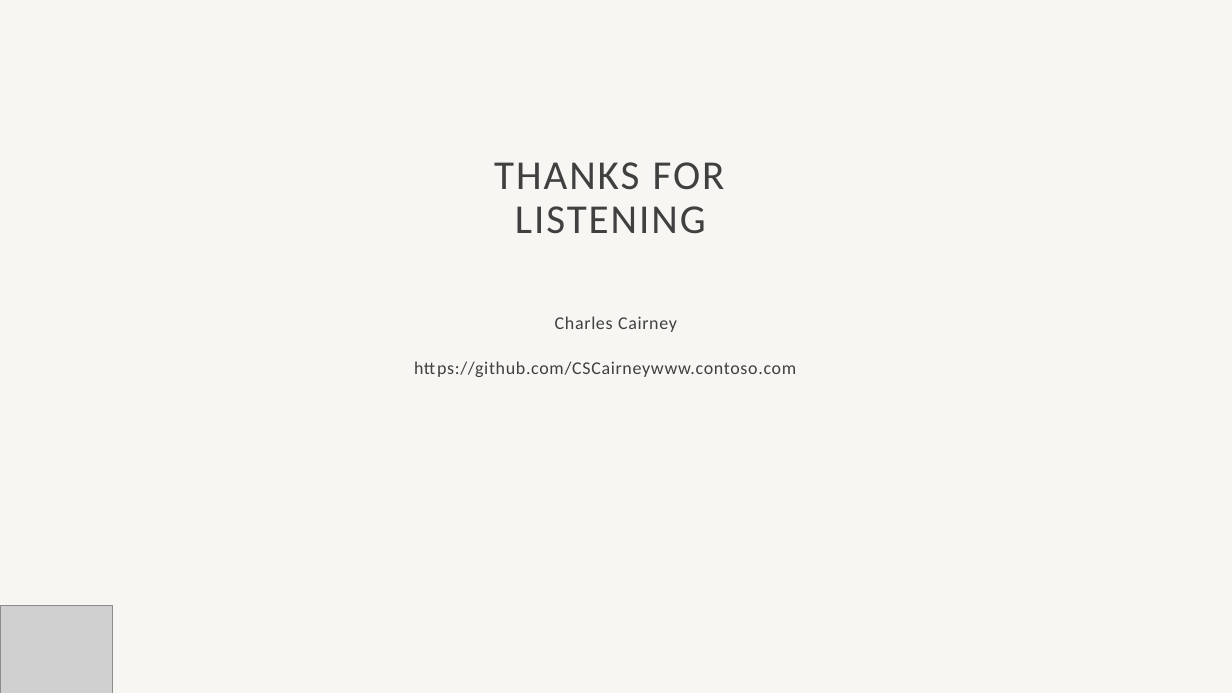
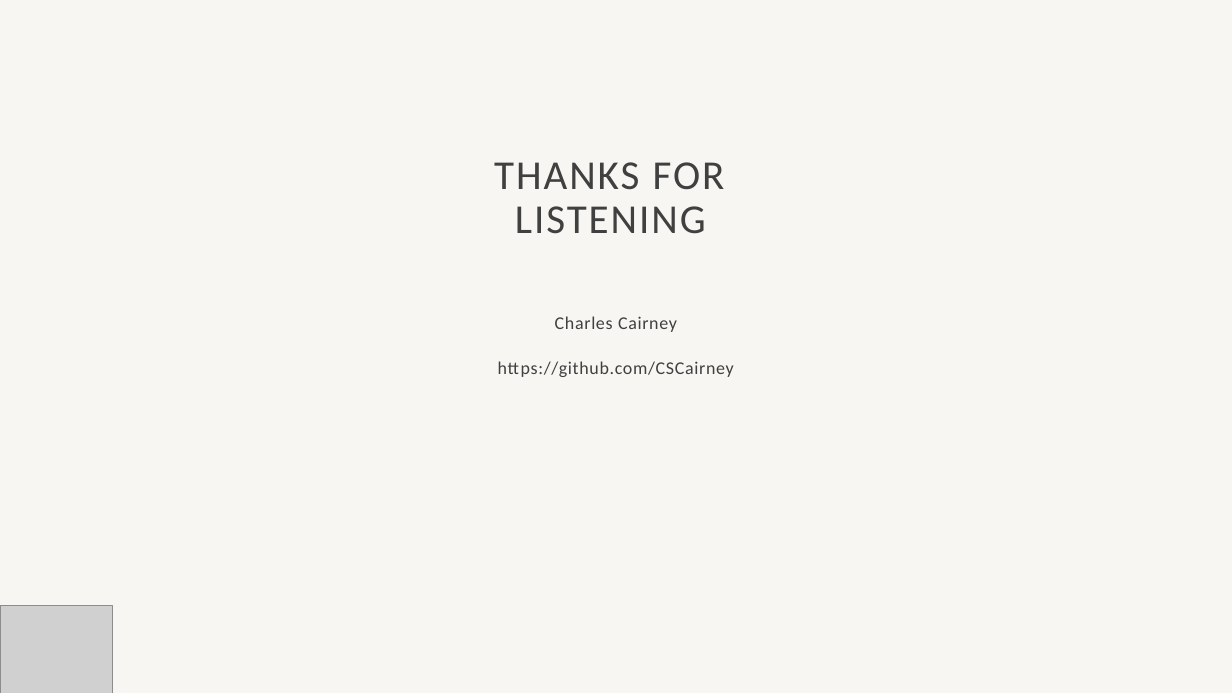
Before and after one commit to CSCairney/IMS-Project, a slide deck: slide 16 of Documentation/IMS-Project-Presentation-ByCharlesCairney.pptx (slide 15 before the commit). Drawn at 1232x693 pixels with LibreOffice and Linux fonts; fonts in the diff are those of the drawing; grey boxes stand for pictures; background and template pictures are left out. Boxes give left, top, right and bottom in pixels: in the first picture for what was removed or moved away, otherwise in the second. Text is boxed around its words. In the diff, an @@ line names an element or a change of style, - is before the commit and + after.

Commit message:
updated presentation

```diff
--- a/Documentation/IMS-Project-Presentation-ByCharlesCairney.pptx
+++ b/Documentation/IMS-Project-Presentation-ByCharlesCairney.pptx
@@ subtitle at [498,361,734,377]: text changed @@
-https://github.com/CSCairneywww.contoso.com
+https://github.com/CSCairney
```
Also in this commit, not shown: 1 other slide changed, 1 slide added.
